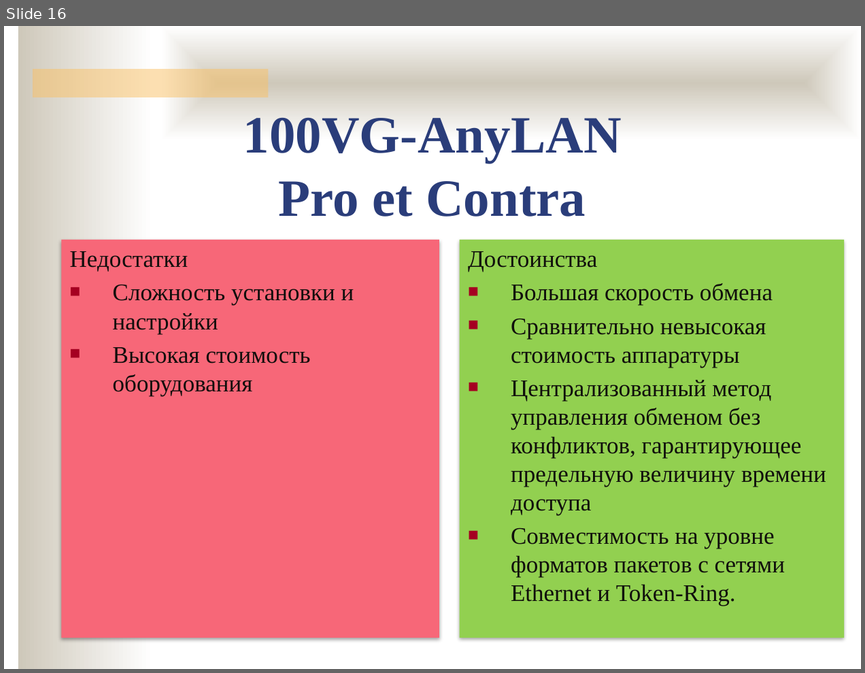
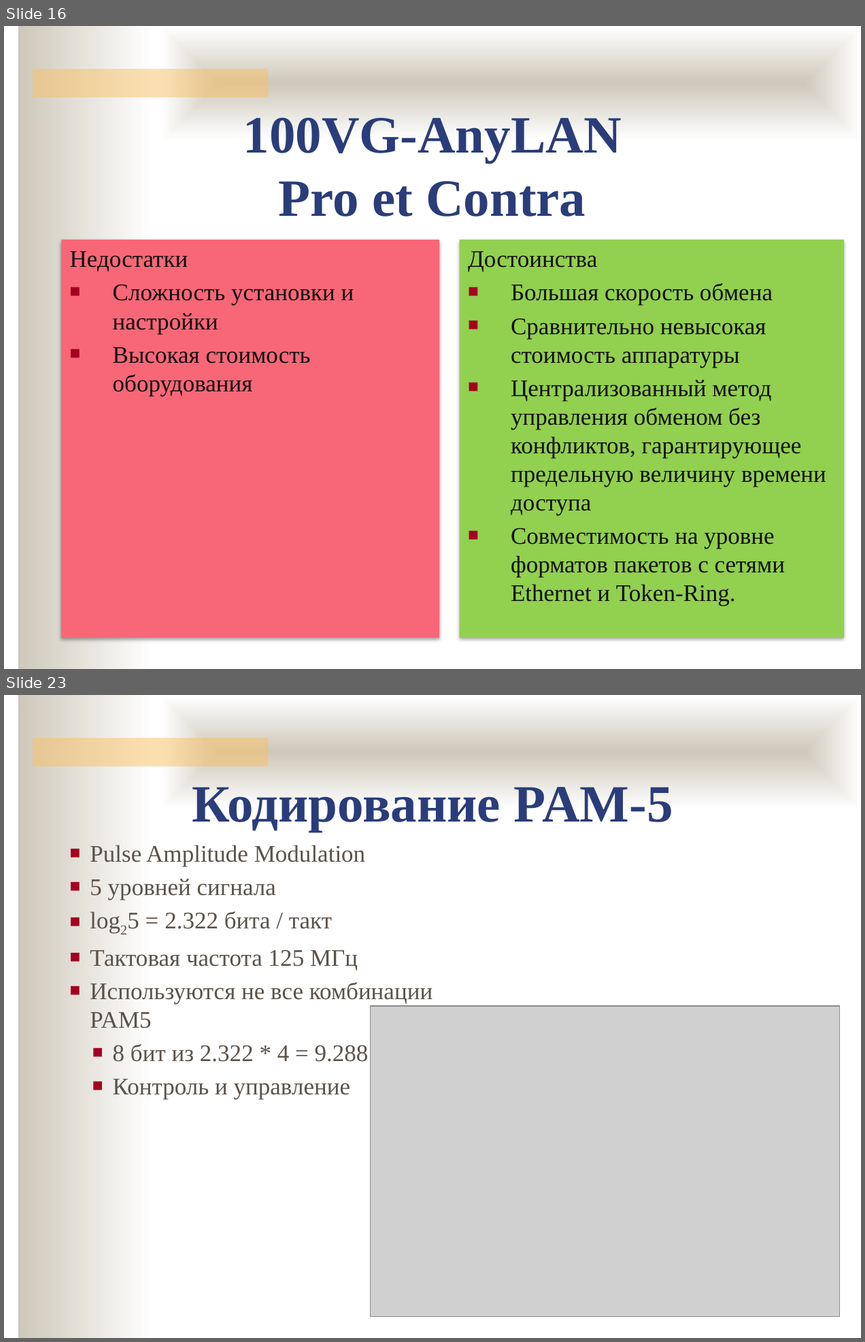
Before and after one commit to ukoloff/nets, a slide deck: 06.pptx. Shown one above the other, each under a label of ours: slide 16 before the commit, slides 16 and 23 after it; the slides between them are not shown. The pictures are 865x673 and 865x1342 pixels, drawn with LibreOffice and Linux fonts; fonts in the diff are those of the drawing; grey boxes stand for pictures; background and template pictures are left out. Boxes give left, top, right and bottom in pixels: in the first picture for what was removed or moved away, otherwise in the second. Text is boxed around its words. In the diff, an @@ line names an element or a change of style, - is before the commit and + after.

```diff
--- a/06.pptx
+++ b/06.pptx
@@ slide 23 added at (4, 695, 861, 1338), background #FFFFFF; not listed: 3 template elements that a slide beside it also shows @@
@@ text added at (192, 787, 673, 832), 44 pt, text #2A3D7A, bold @@
+Кодирование PAM-5
@@ text added at (90, 845, 432, 1099), 20 pt, text #5B5249 @@
+■ Pulse Amplitude Modulation
+■ 5 уровней сигнала
+■ log25 = 2.322 бита / такт
+■ Тактовая частота 125 МГц
+■ Используются не все комбинации PAM5
+  ■ 8 бит из 2.322 * 4 = 9.288
+  ■ Контроль и управление
@@ picture added at (371, 1006, 840, 1317) @@
```
Also in this commit, not shown: 7 other slides added.
